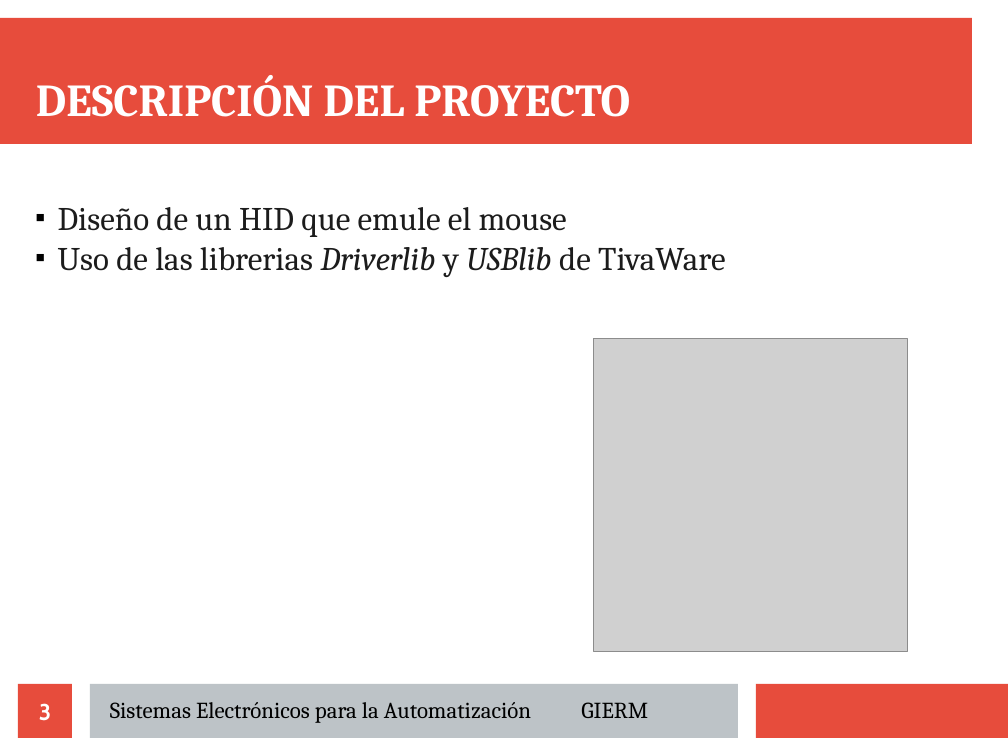
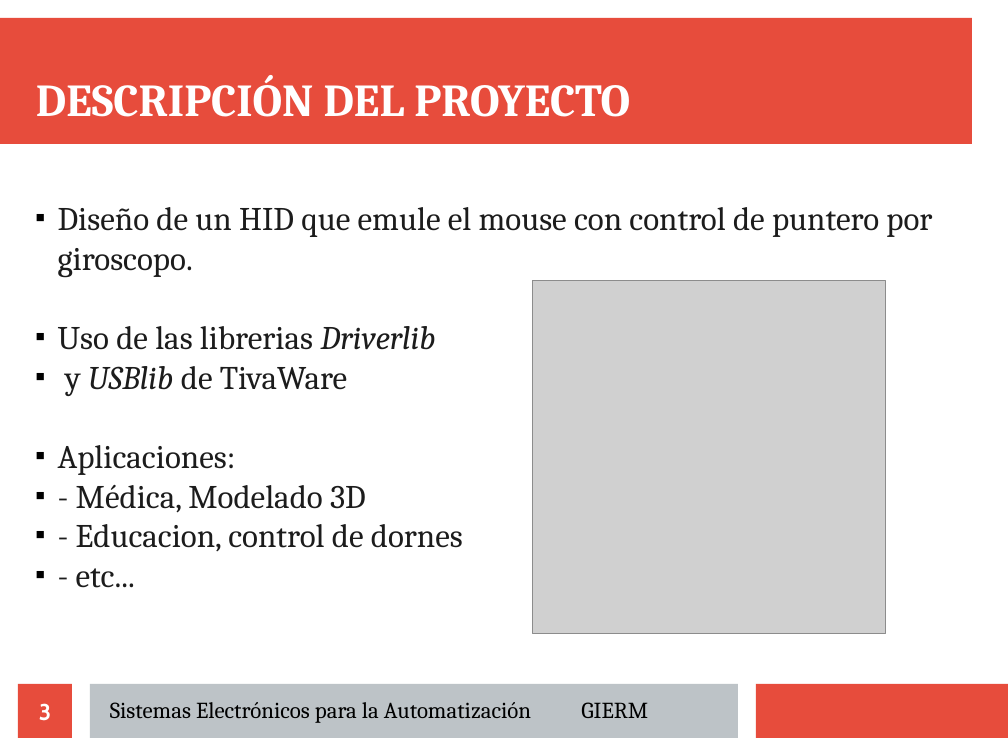
Before and after one commit to Richard-Haes-Ellis/Tiwiimo, a slide deck: slide 3 of docs/presentacion/defensa.odp. Drawn at 1008x756 pixels with LibreOffice and Linux fonts; fonts in the diff are those of the drawing; grey boxes stand for pictures. Boxes give left, top, right and bottom in pixels: in the first picture for what was removed or moved away, otherwise in the second. Text is boxed around its words. In the diff, an @@ line names an element or a change of style, - is before the commit and + after.

```diff
--- a/docs/presentacion/defensa.odp
+++ b/docs/presentacion/defensa.odp
@@ text at box(58, 207, 932, 588): text changed @@
-■ Diseño de un HID que emule el mouse
-■ Uso de las librerias Driverlib y USBlib de TivaWare
+■ Diseño de un HID que emule el mouse con control de puntero por giroscopo.
+■ Uso de las librerias Driverlib
+■ y USBlib de TivaWare
+■ Aplicaciones:
+■ - Médica, Modelado 3D
+■ - Educacion, control de dornes
+■ - etc...
@@ picture: place and size @@
-picture at box(595, 338, 908, 652)
+picture at box(533, 281, 886, 634)
```
Also in this commit, not shown: 4 other slides changed.
